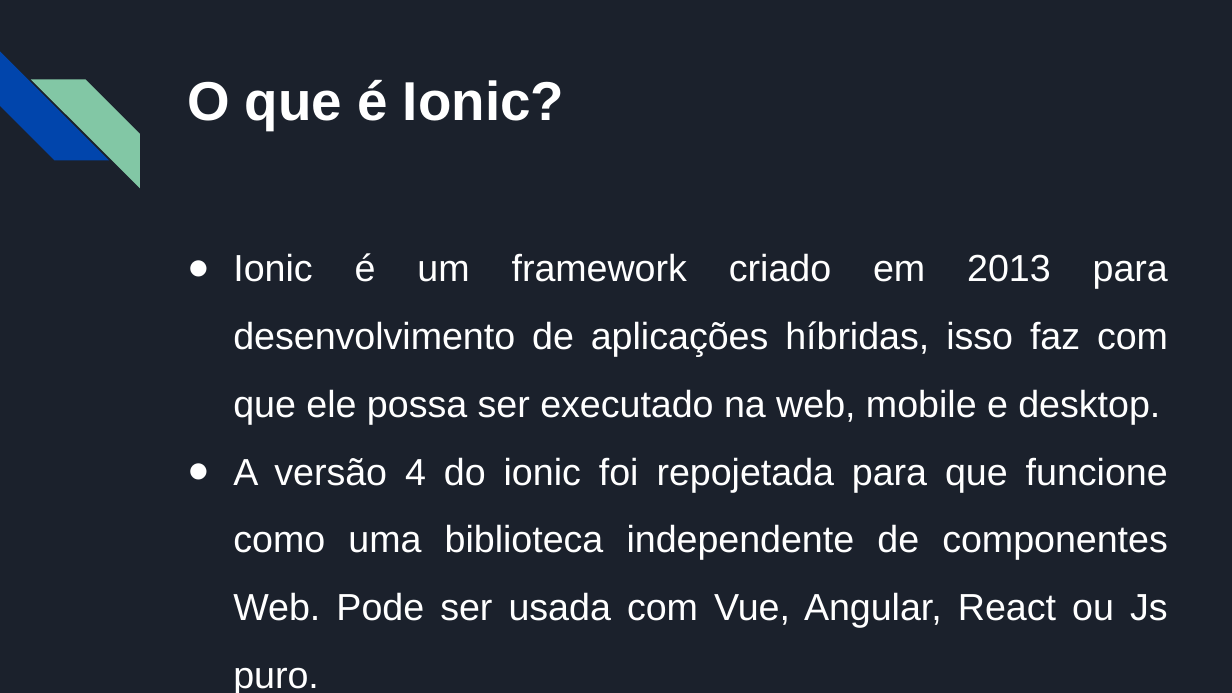
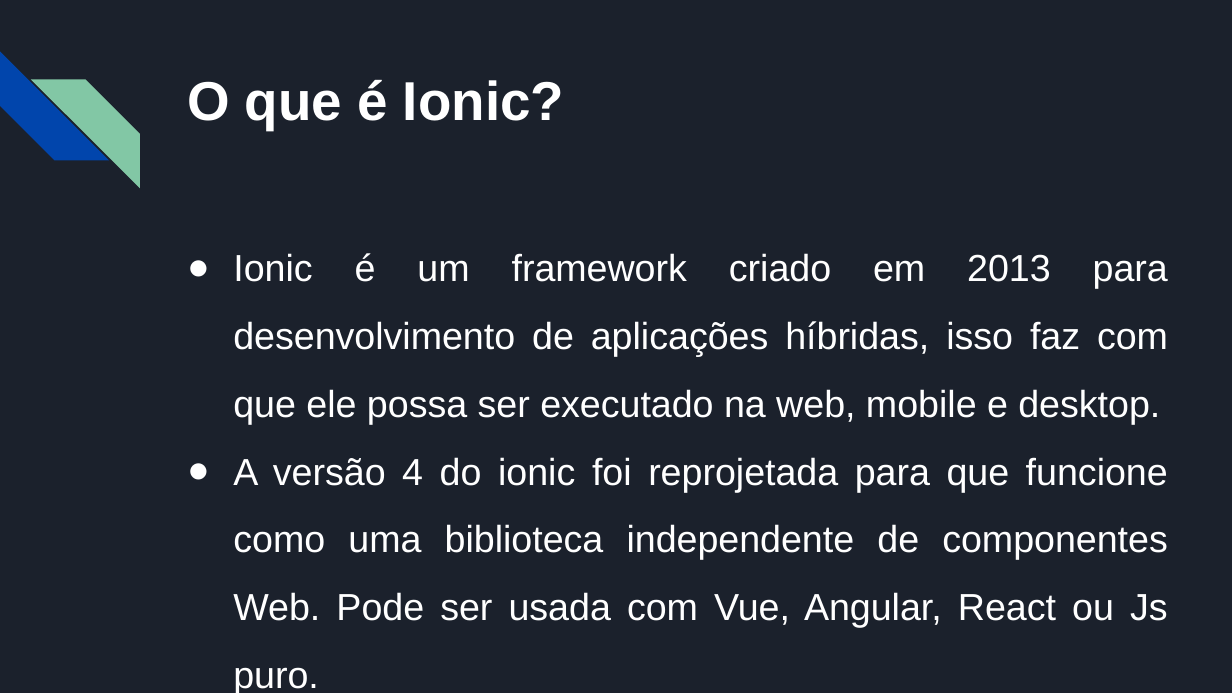
Before and after one commit to luizhfraraujo/setc, a slide deck: slide 11 of AngularIonic.pptx. Drawn at 1232x693 pixels with LibreOffice and Linux fonts; fonts in the diff are those of the drawing; background and template pictures are left out. Boxes give left, top, right and bottom in pixels: in the first picture for what was removed or moved away, otherwise in the second. Text is boxed around its words. In the diff, an @@ line names an element or a change of style, - is before the commit and + after.

```diff
--- a/AngularIonic.pptx
+++ b/AngularIonic.pptx
@@ text at <box>233,457,1168,693</box>: text changed @@
-● A versão 4 do ionic foi repojetada para que funcione como uma biblioteca independente de componentes Web. Pode ser usada com Vue, Angular, React ou Js puro.
+● A versão 4 do ionic foi reprojetada para que funcione como uma biblioteca independente de componentes Web. Pode ser usada com Vue, Angular, React ou Js puro.
```
Also in this commit, not shown: 9 other slides changed, 24 other files.
